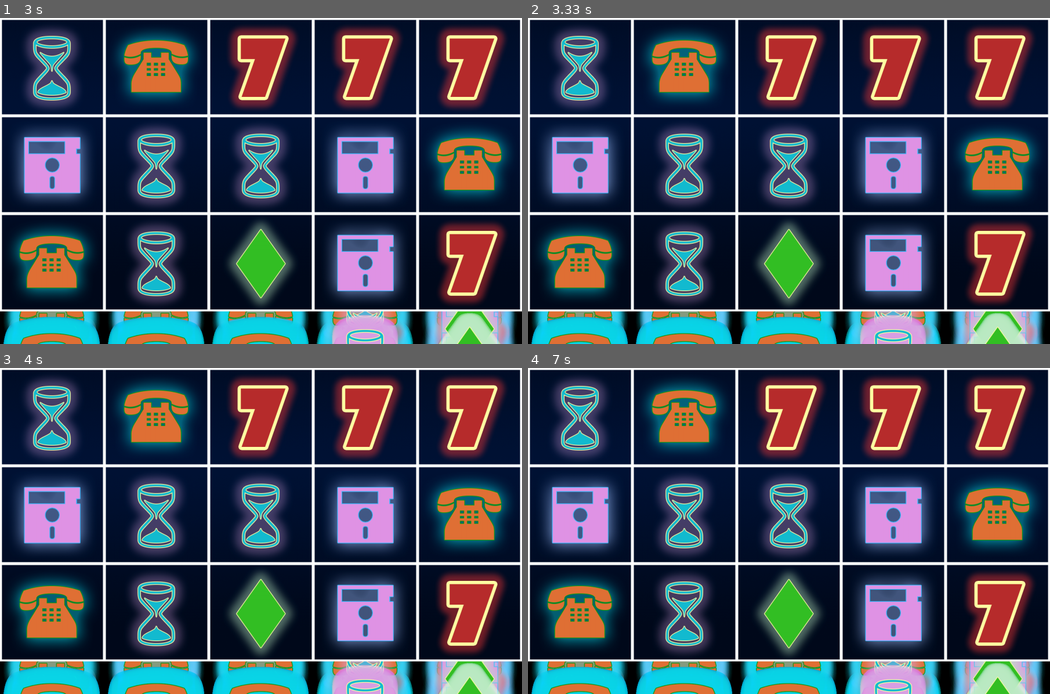
Above: before the commit, frames 1-4 (two rows, left to right).
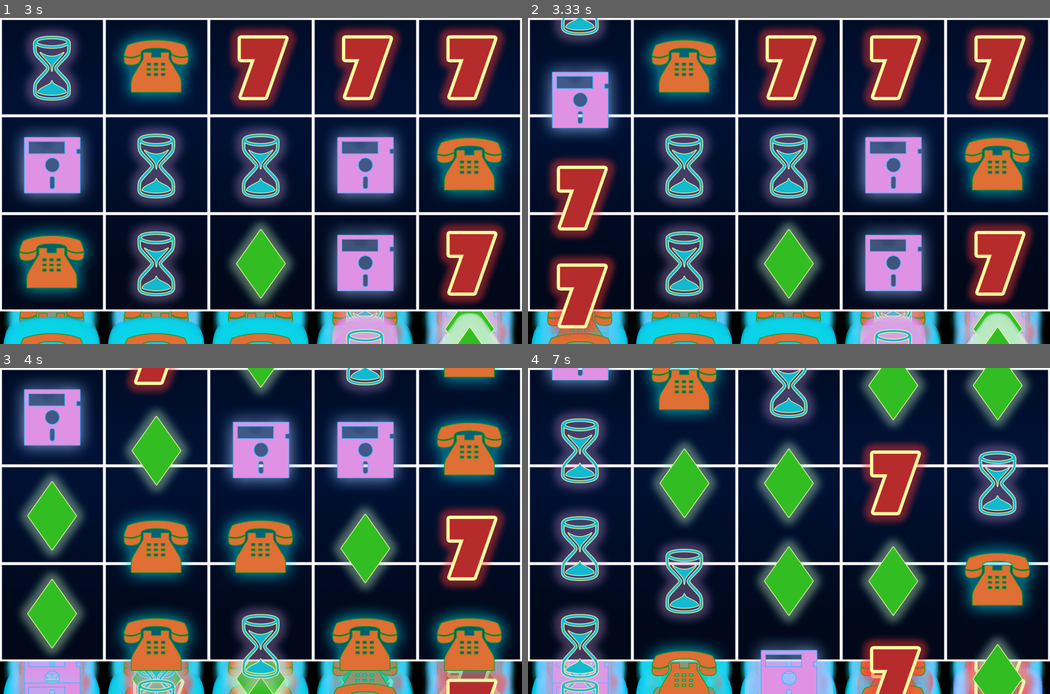
Above: after the commit, the same moments.

Repository: AntoanSarafski/Pygame_Slot_Machine
Game: pygame game, started from main.py
Same seed, same stepped clock (60 frames per second), same inputs: the game is played once before the commit and once after it.
Inputs:
- Up to frame 1 (3 s): tap Space at 0.33 s
- Up to frame 2 (3.33 s): tap Space at 3.17 s
- Up to frame 3 (4 s): no input
- Up to frame 4 (7 s): tap Space at 6.13, 6.43, 6.63 s

Frame 1 is identical in both runs. In frame 2, 12% of the frame differs, in the area x 2-18%, y 0-100%; in frame 3, 59%, in the area x 1-98%, y 0-100%; in frame 4, 55%.

Commit message:
Commit with spin and win logic.

Diff:
--- a/reel.py
+++ b/reel.py
@@ -56,6 +56,14 @@
         self.spin_time = 1000 + delay_time
         self.reel_is_spinning = True
 
+
+    def reel_spin_result(self):
+        # Get and return text representation of symbols in a given reel
+        spin_symbols = []
+        for i in GAME_INDICES:
+            spin_symbols.append(self.symbol_list.sprites()[i].sym_type)
+        return spin_symbols[::-1]
+
 class Symbol(pygame.sprite.Sprite):
     def __init__(self, pathToFile, pos, idx):
         super().__init__()
--- a/slot_machine.py
+++ b/slot_machine.py
@@ -1,5 +1,6 @@
 from reel import *
 from settings import *
+from wins import *
 import pygame
 
 
@@ -11,6 +12,11 @@
         self.reel_list = {}
         self.can_toggle = True
         self.spinning = False
+        self.win_animation_ongoing = False
+
+        # Results
+        self.prev_result = {0: None, 1: None, 2: None, 3: None, 4: None}
+        self.spin_result = {0: None, 1: None, 2: None, 3: None, 4: None}
 
         self.spawn_reels()
 
@@ -23,7 +29,15 @@
 
         if not self.can_toggle and [self.reel_list[reel].reel_is_spinning for reel in self.reel_list].count(False) == 5:
             self.can_toggle = True
+            self.spin_result = self.get_result()
 
+            if self.check_wins(self.spin_result):
+                self.win_data = self.check_wins(self.spin_result)
+                # Play win sound
+                # self.play_win_sound(self.win_data)
+                # self.pay_player(self.win_data, self.currPlayer)
+                # self.win_animation_ongoing = True
+                # self.ui.win_text_angle = random.randint(-4, 4) # Different text for win
 
     def input(self):
         keys = pygame.key.get_pressed()
@@ -63,7 +77,27 @@
                 self.reel_list[reel].start_spin(int(reel) * 200)
                 # self.spin_sound.play()
 
+    def get_result(self):
+        for reel in self.reel_list:
+            self.spin_result[reel] = self.reel_list[reel].reel_spin_result()
+        return self.spin_result
+
+    def check_wins(self, result):
+        hits = {}
+        horizontal = flip_horizontal(result)
+        for row in horizontal:
+            for sym in row:
+                if row.count(sym) > 2: # Potential win
+                    possible_win = [idx for idx, val in enumerate(row) if sym == val]
+
+                    #Check possible_win for a subsequence longer than 2 and add to hits
+                    if len(longest_seq(possible_win)) > 2:
+                        hits[horizontal.index(row) + 1] = [sym, longest_seq(possible_win)]
+        if hits:
+            return hits
+
     def update(self, delta_time):
+        self.cooldowns()
         self.input()
         self.draw_reels(delta_time)
         for reel in self.reel_list:
--- /dev/null
+++ b/wins.py
@@ -0,0 +1,31 @@
+# Helper function to detect wins
+
+def flip_horizontal(result):
+    # Flip results horizontally to keep them in a more readable list
+    horizontal_values = []
+    for value in result.values():
+        horizontal_values.append(value)
+    # 'Rotate' 90 deggrees to get text representation of spin in order
+    rows, cols = len(horizontal_values), len(horizontal_values[0])
+    hvals2 = [[""] * rows for _ in range(cols)]
+    for x in range(rows):
+        for y in range(cols):
+            hvals2[y][rows - x - 1] = horizontal_values[x][y]
+    hvals3 = [item[::-1] for item in hvals2]
+    return hvals3
+
+def longest_seq(hit):
+    subSeqLength, longest = 1, 1
+    start, end = 0, 0
+    for i in range(len(hit) - 1):
+        if hit[i] == hit[i +1] -1:
+            subSeqLength += 1
+
+            if subSeqLength > longest:
+                longest = subSeqLength
+                start = i + 2 - subSeqLength
+                end = i + 2
+
+        else:
+            subSeqLength = 1
+    return hit[start:end]
